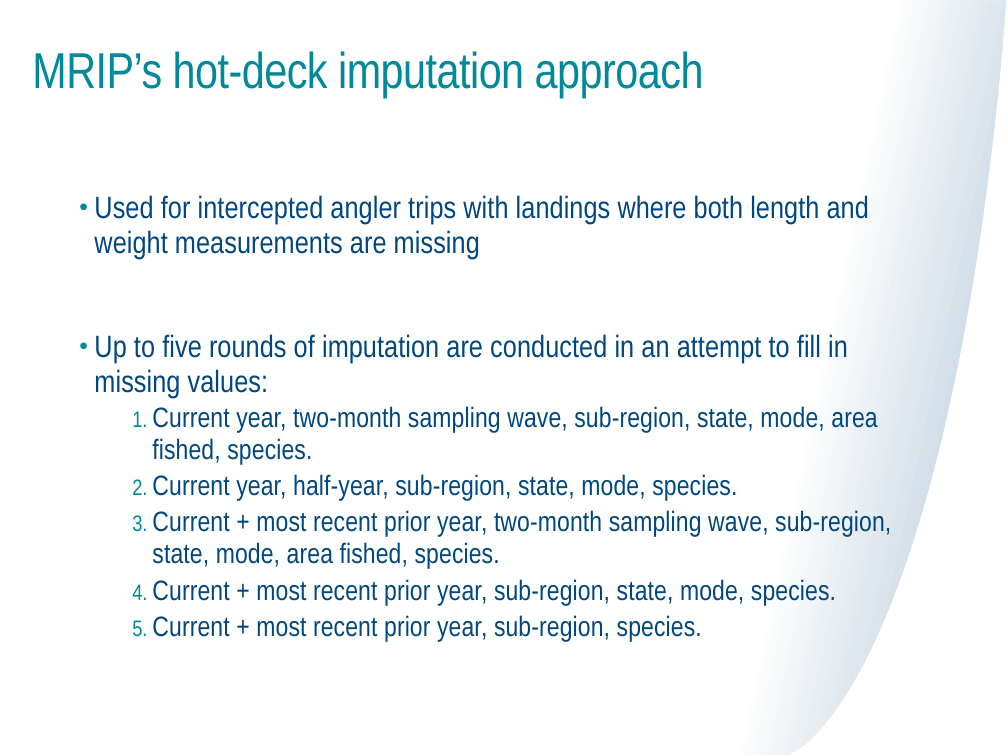
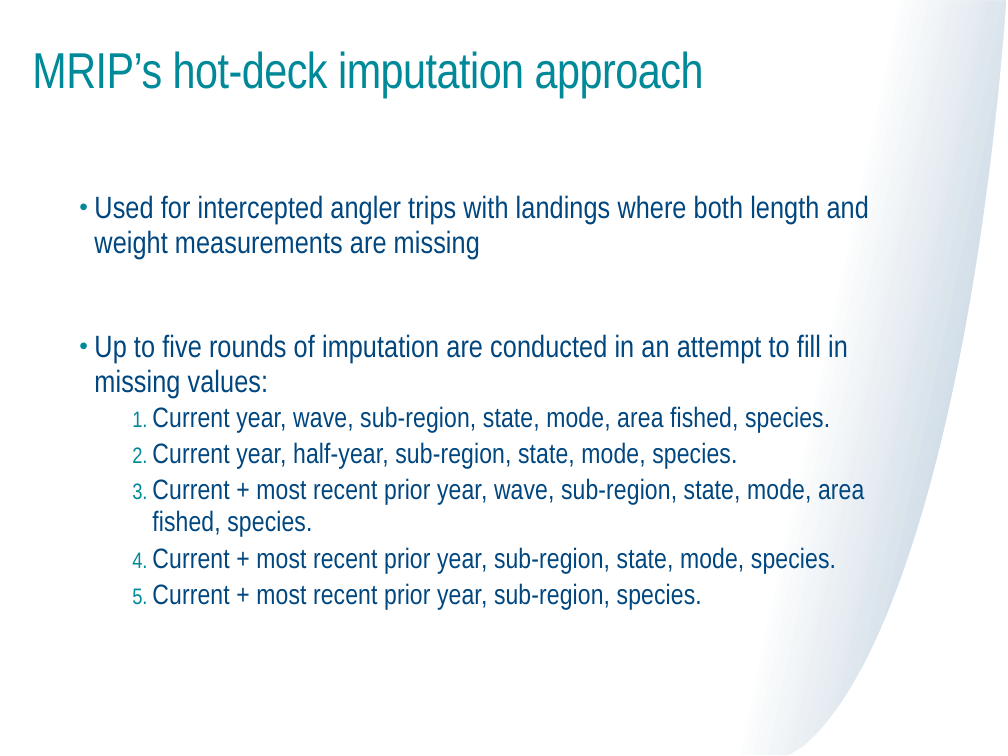
Before and after one commit to mle2718/flukeRDM, a slide deck: slide 18 of docs/TC meeting 6-20-25 Lou.pptx (slide 9 before the commit). Drawn at 1008x756 pixels with LibreOffice and Linux fonts; fonts in the diff are those of the drawing. Boxes give left, top, right and bottom in pixels: in the first picture for what was removed or moved away, otherwise in the second. Text is boxed around its words. In the diff, an @@ line names an element or a change of style, - is before the commit and + after.

```diff
--- a/docs/TC meeting 6-20-25 Lou.pptx
+++ b/docs/TC meeting 6-20-25 Lou.pptx
@@ text at (152, 406, 830, 433): text changed @@
-  1. Current year, two-month sampling wave, sub-region, state, mode, area fished, species.
+  1. Current year, wave, sub-region, state, mode, area fished, species.
@@ text at (152, 478, 864, 537): text changed @@
-  3. Current + most recent prior year, two-month sampling wave, sub-region, state, mode, area fished, species.
+  3. Current + most recent prior year, wave, sub-region, state, mode, area fished, species.
```
Also in this commit, not shown: 17 other slides changed, 14 slides added, 2 slides removed, 8 other files.
